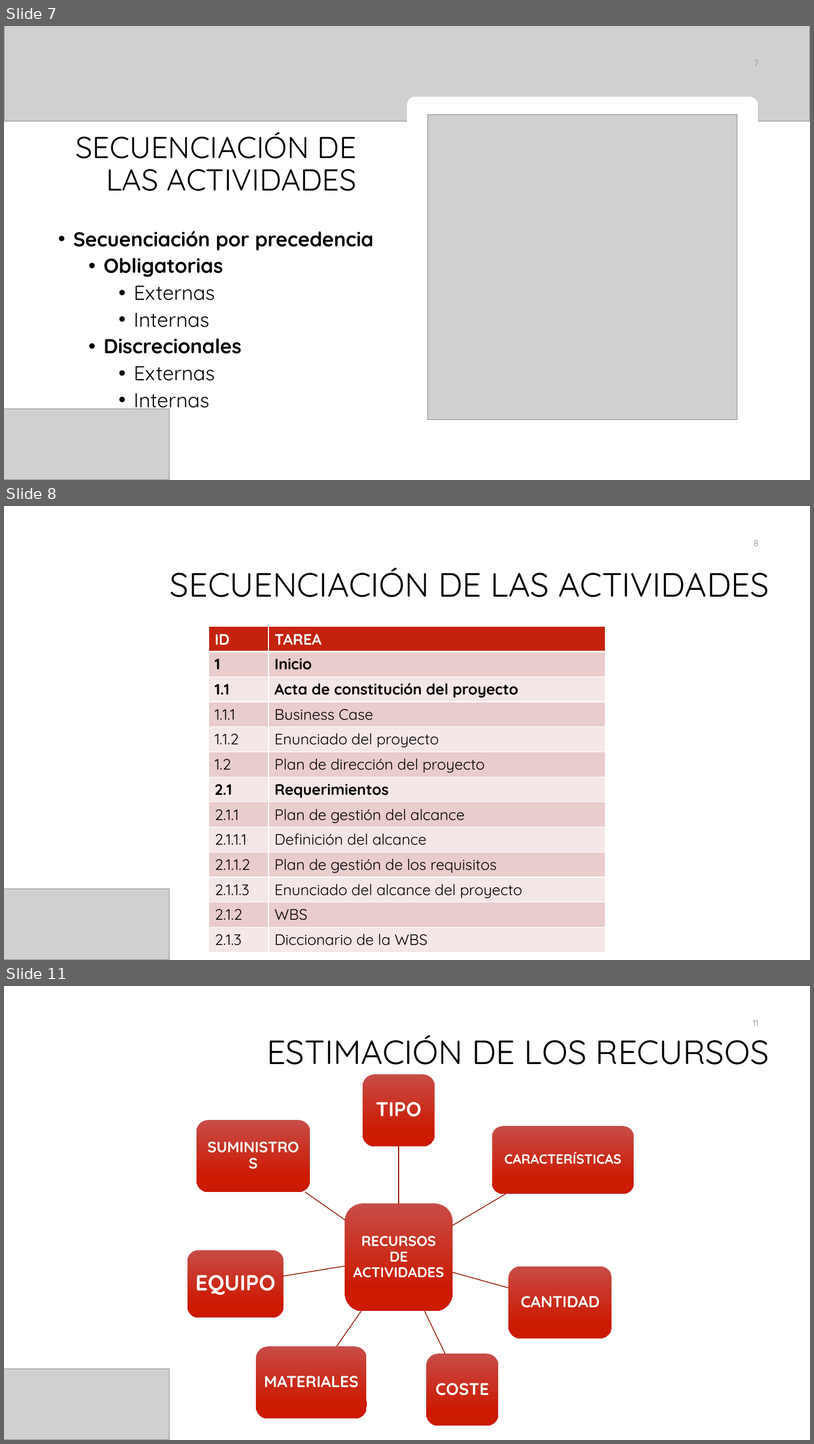
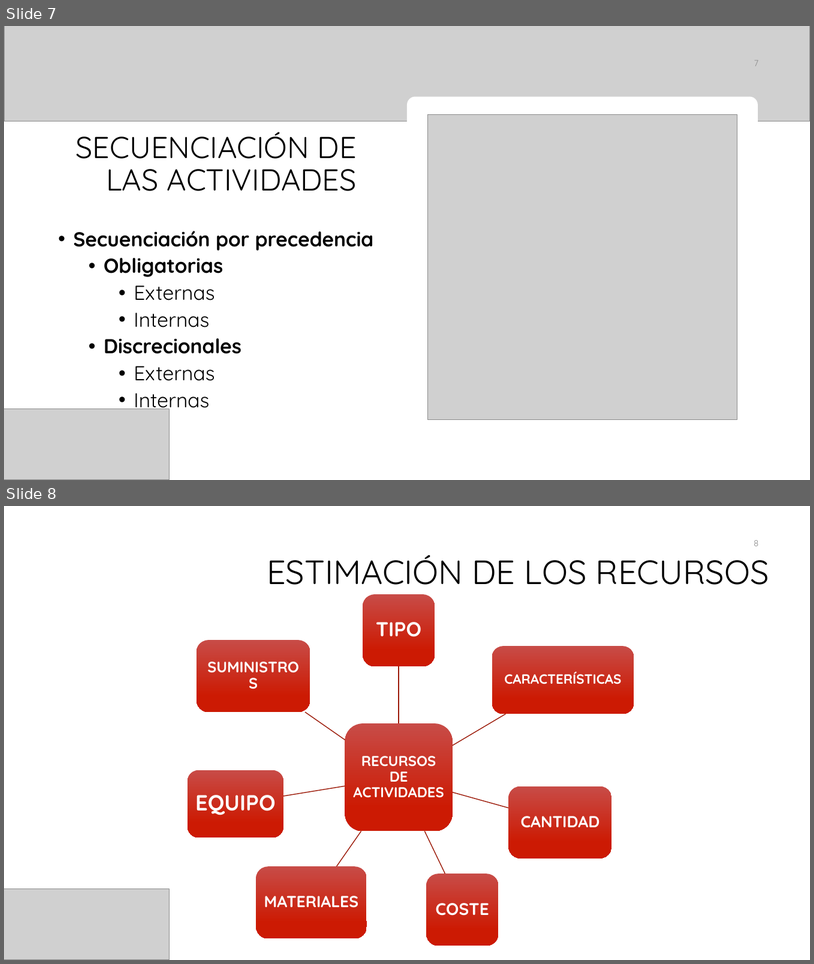
Before and after one commit to galledohm/Gestion_Proyectos, a slide deck: Documentos_generados/2.Gestion del tiempo/Presentación2.pptx. Shown one above the other, each under a label of ours: slides 7, 8 and 11 before the commit, slides 7 and 8 after it; the slides between them are not shown. The pictures are 814x1444 and 814x964 pixels, drawn with LibreOffice and Linux fonts; fonts in the diff are those of the drawing; grey boxes stand for pictures; background and template pictures are left out. Boxes give left, top, right and bottom in pixels: in the first picture for what was removed or moved away, otherwise in the second. Text is boxed around its words. In the diff, an @@ line names an element or a change of style, - is before the commit and + after.

```diff
--- a/Documentos_generados/2.Gestion del tiempo/Presentación2.pptx
+++ b/Documentos_generados/2.Gestion del tiempo/Presentación2.pptx
@@ slide 8 removed at (4, 506, 810, 960), background #FFFFFF @@
@@ page number removed at (754, 540, 759, 546) @@
-8
@@ title removed at (170, 567, 770, 597) @@
-SECUENCIACIÓN DE LAS ACTIVIDADES
@@ table removed at (209, 627, 606, 948), 13 rows, 2 columns @@
-ID | TAREA
-1 | Inicio
-1.1 | Acta de constitución del proyecto
-1.1.1 | Business Case
-1.1.2 | Enunciado del proyecto
-1.2 | Plan de dirección del proyecto
-2.1 | Requerimientos
-2.1.1 | Plan de gestión del alcance
-2.1.1.1 | Definición del alcance
-2.1.1.2 | Plan de gestión de los requisitos
-2.1.1.3 | Enunciado del alcance del proyecto
-2.1.2 | WBS
-2.1.3 | Diccionario de la WBS
@@ picture removed at (4, 889, 170, 960) @@
@@ what was slide 11 is now slide 8 @@
@@ page number at (754, 540, 759, 546): text changed @@
-11
+8
```
Also in this commit, not shown: 1 slide changed, 2 other slides removed, 1 other file.
